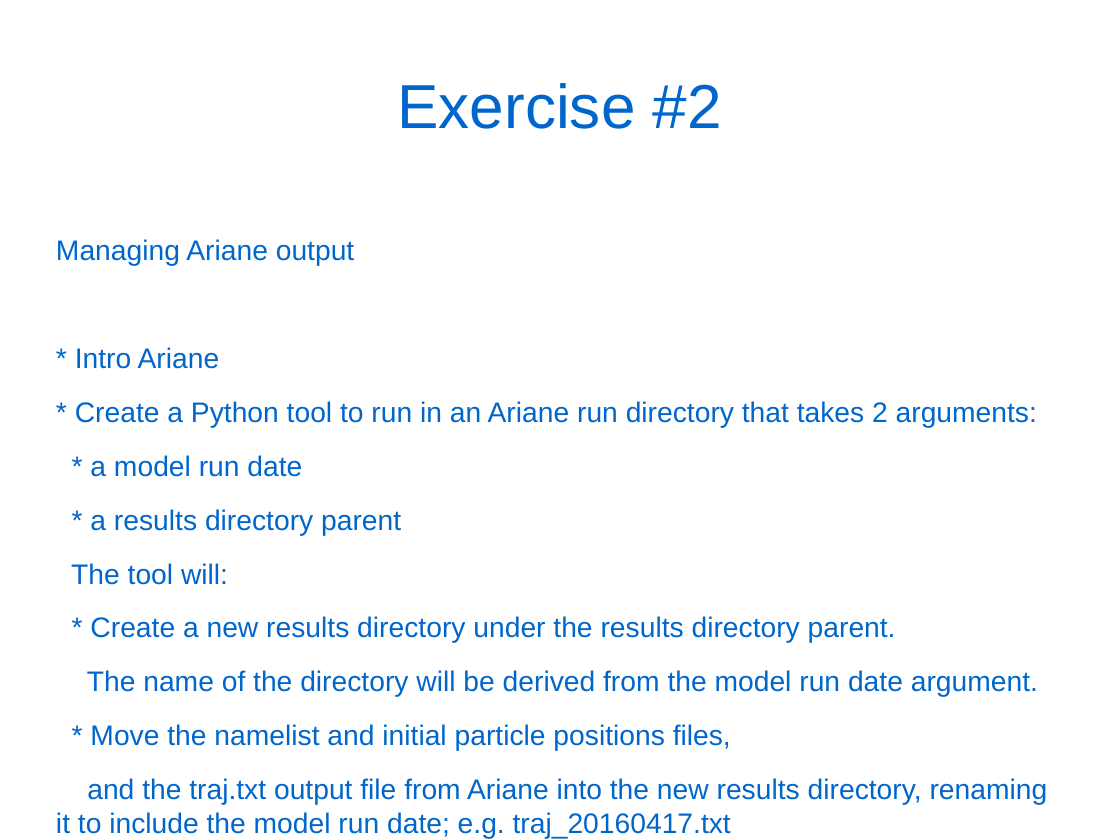
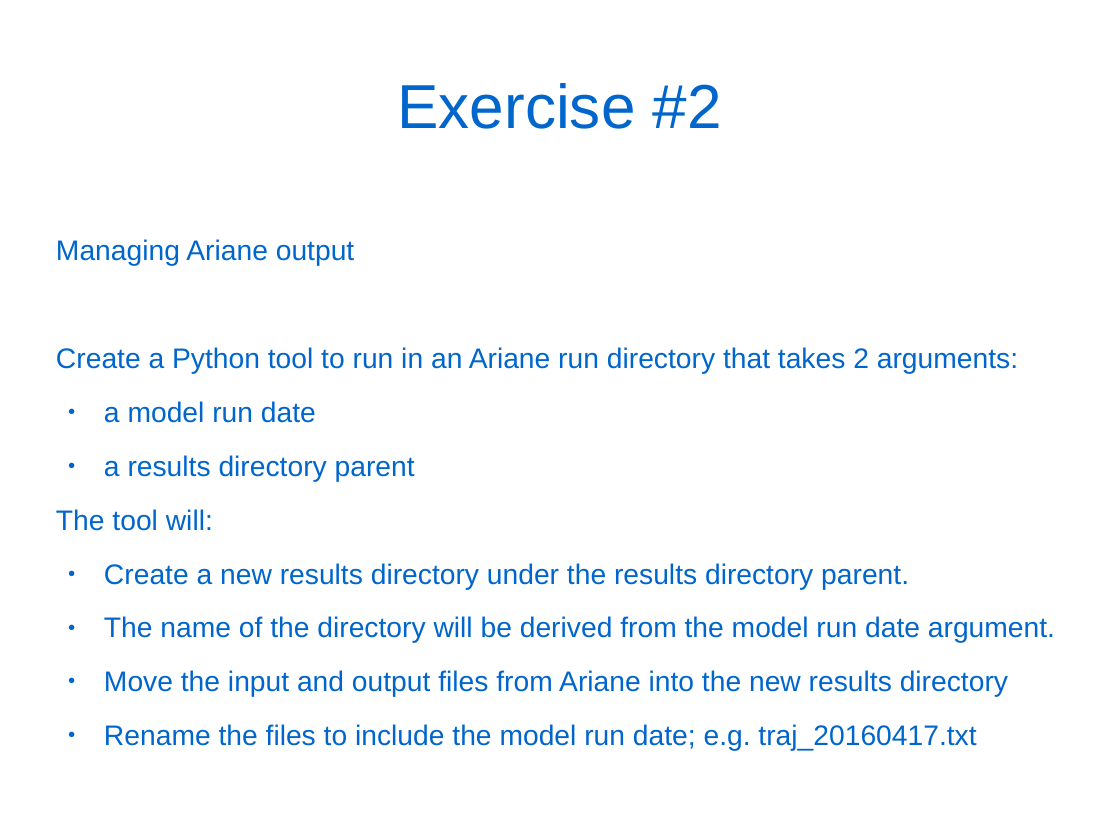
Before and after one commit to douglatornell/UQAR-Winter-School, a slide deck: slide 61 of slides.odp (slide 53 before the commit). Drawn at 1120x840 pixels with LibreOffice and Linux fonts; fonts in the diff are those of the drawing. Boxes give left, top, right and bottom in pixels: in the first picture for what was removed or moved away, otherwise in the second. Text is boxed around its words. In the diff, an @@ line names an element or a change of style, - is before the commit and + after.

Commit message:
Add notebook re: brief intro to code automation in Python.

```diff
--- a/slides.odp
+++ b/slides.odp
@@ text at bbox=[56, 347, 1018, 482]: text changed @@
-* Intro Ariane
-* Create a Python tool to run in an Ariane run directory that takes 2 arguments:
-* a model run date
-* a results directory parent
+Create a Python tool to run in an Ariane run directory that takes 2 arguments:
+● a model run date
+● a results directory parent
@@ text at bbox=[104, 563, 909, 590]: text changed @@
-* Create a new results directory under the results directory parent.
+● Create a new results directory under the results directory parent.
@@ text at bbox=[104, 616, 1055, 643]: bullet none to ● @@
@@ text at bbox=[104, 670, 1008, 751]: text changed @@
-* Move the namelist and initial particle positions files,
-and the traj.txt output file from Ariane into the new results directory, renaming it to include the model run date; e.g. traj_20160417.txt
+● Move the input and output files from Ariane into the new results directory
+● Rename the files to include the model run date; e.g. traj_20160417.txt
```
Also in this commit, not shown: 5 other slides changed, 25 slides added, 9 slides removed, 2 other files.
